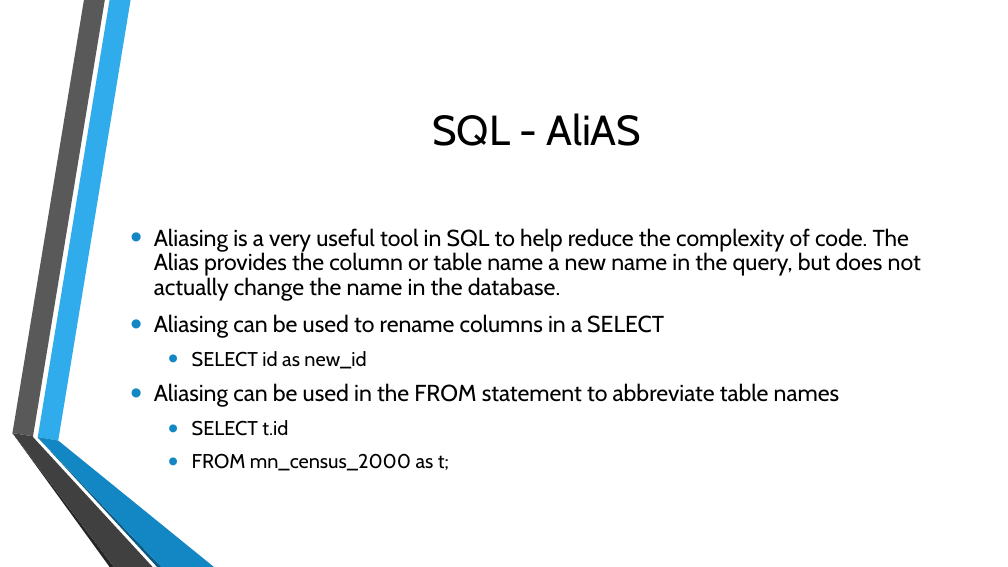
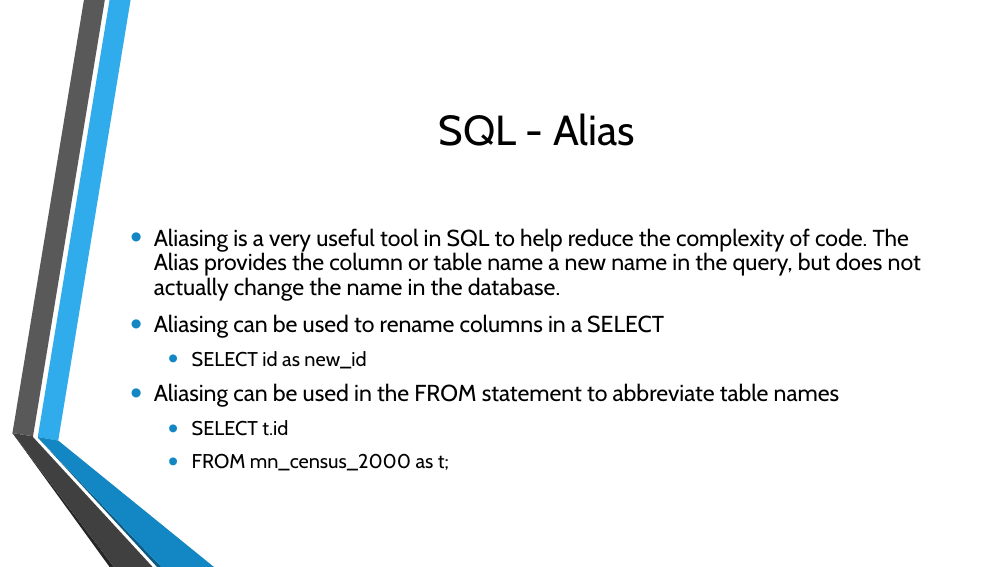
Before and after one commit to MGIS-UMN/GIS5577_week1, a slide deck: slide 18 of SQL_101.odp. Drawn at 1008x567 pixels with LibreOffice and Linux fonts; fonts in the diff are those of the drawing; background and template pictures are left out. Boxes give left, top, right and bottom in pixels: in the first picture for what was removed or moved away, otherwise in the second. Text is boxed around its words. In the diff, an @@ line names an element or a change of style, - is before the commit and + after.

Commit message:
updated SQL 101 powerpoint

```diff
--- a/SQL_101.odp
+++ b/SQL_101.odp
@@ title at [439,113,635,146]: text changed @@
-SQL - AliAS
+SQL - Alias
```
